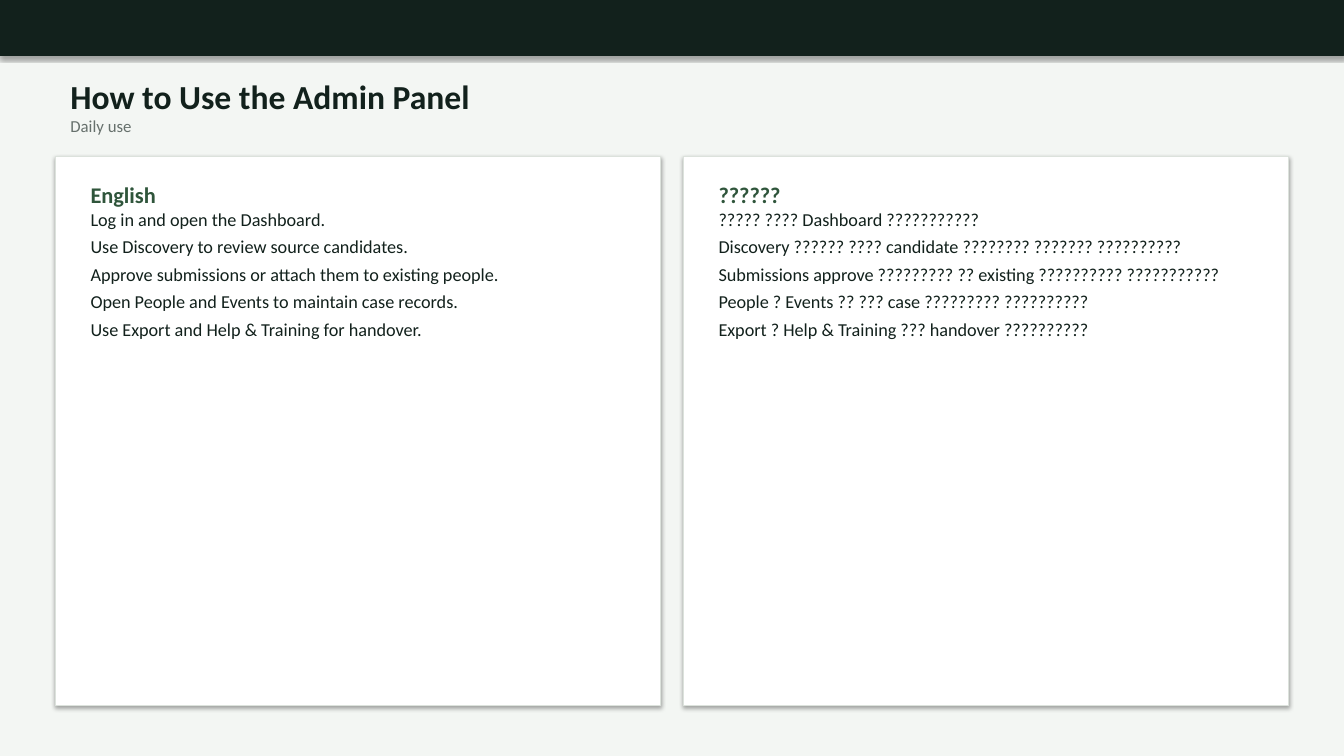
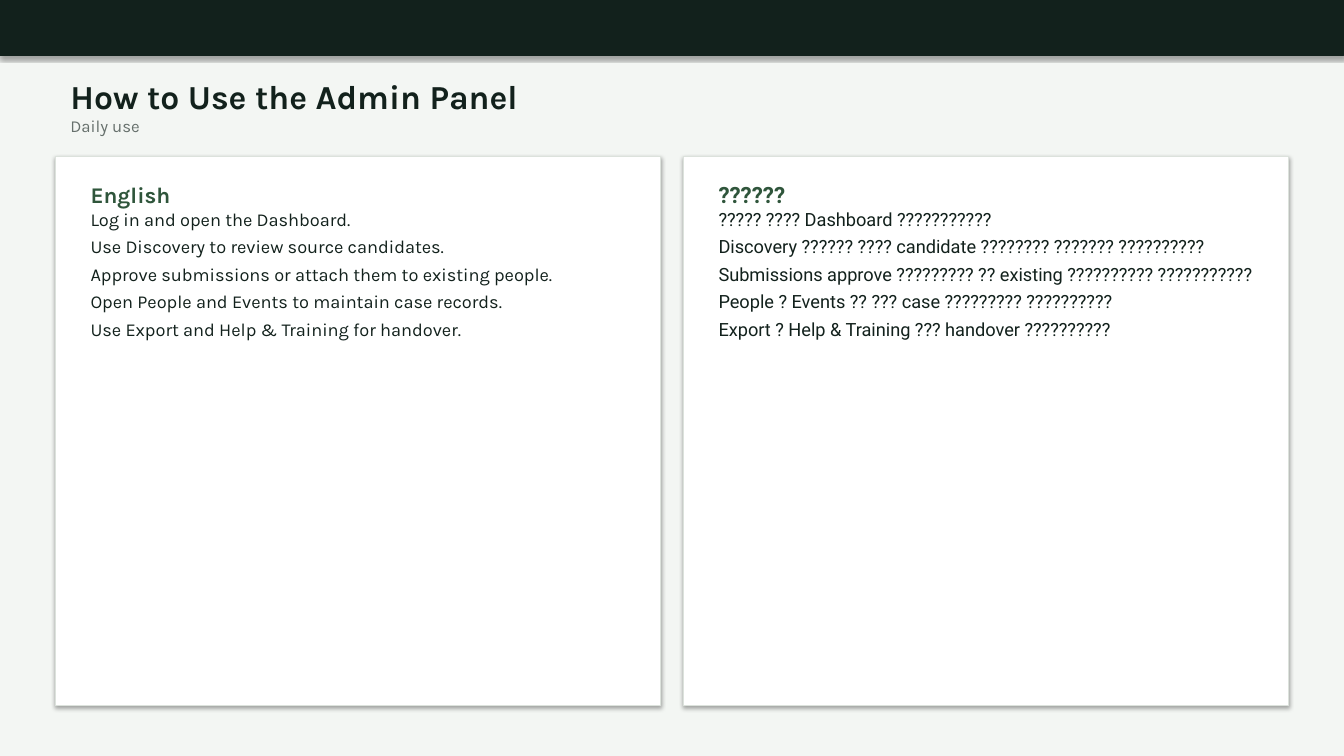
Before and after one commit to missingpersonnepal-cmyk/Missing-Person-Nepal, a slide deck: slide 4 of app/static/user_manual_bilingual.pptx. Drawn at 1344x756 pixels with LibreOffice and Linux fonts; fonts in the diff are those of the drawing. Boxes give left, top, right and bottom in pixels: in the first picture for what was removed or moved away, otherwise in the second. Text is boxed around its words. In the diff, an @@ line names an element or a change of style, - is before the commit and + after.

```diff
--- a/app/static/user_manual_bilingual.pptx
+++ b/app/static/user_manual_bilingual.pptx
@@ text "How to Use the Admin ..." at (x1=70, y1=85, x2=518, y2=136): font Calibri to Karla @@
@@ text "English" at (x1=91, y1=187, x2=552, y2=341): font Calibri to Karla @@
@@ text "??????" at (x1=719, y1=239, x2=1063, y2=340): font Calibri to Roboto @@
```
Also in this commit, not shown: 7 other slides changed.
